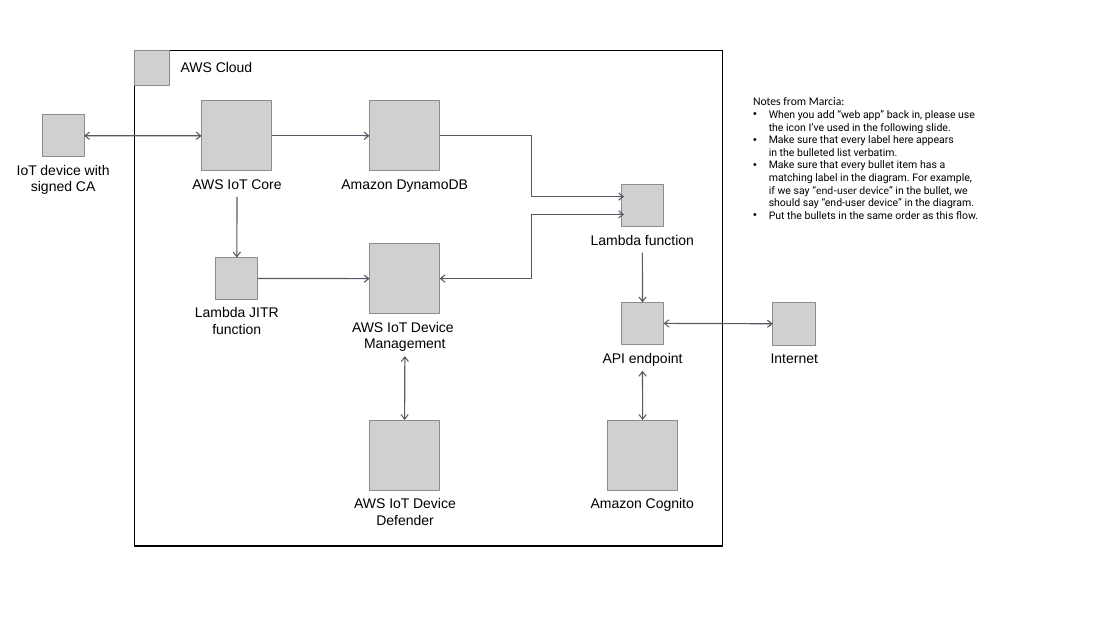
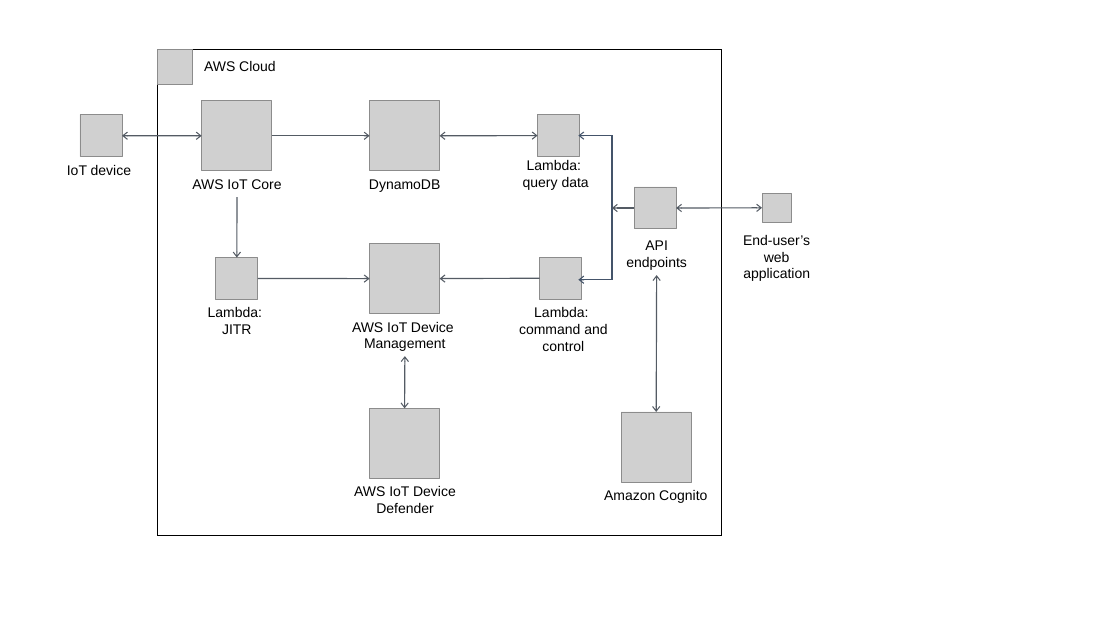
Before and after one commit to aws-quickstart/quickstart-iot-connectivity-security, a slide deck: slide 1 of docs/images/iot-connectivity-security-architecture-diagram.pptx. Drawn at 1120x630 pixels with LibreOffice and Linux fonts; fonts in the diff are those of the drawing; grey boxes stand for pictures. Boxes give left, top, right and bottom in pixels: in the first picture for what was removed or moved away, otherwise in the second. Text is boxed around its words. In the diff, an @@ line names an element or a change of style, - is before the commit and + after.

```diff
--- a/docs/images/iot-connectivity-security-architecture-diagram.pptx
+++ b/docs/images/iot-connectivity-security-architecture-diagram.pptx
@@ rectangle "AWS Cloud" resized from (x1=134, y1=50, x2=723, y2=546) to (x1=158, y1=50, x2=722, y2=535) @@
@@ picture moved from (x1=134, y1=50, x2=170, y2=86) to (x1=158, y1=50, x2=193, y2=85) @@
@@ picture moved from (x1=42, y1=115, x2=84, y2=157) to (x1=80, y1=115, x2=122, y2=157) @@
@@ picture moved from (x1=622, y1=185, x2=664, y2=227) to (x1=538, y1=114, x2=580, y2=156) @@
@@ text removed at (x1=753, y1=97, x2=978, y2=219) @@
-Notes from Marcia:
-• When you add “web app” back in, please use the icon I’ve used in the following slide.
-• Make sure that every label here appears
-  in the bulleted list verbatim.
-• Make sure that every bullet item has a matching label in the diagram. For example,
-  if we say “end-user device” in the bullet, we should say “end-user device” in the diagram.
-• Put the bullets in the same order as this flow.
@@ double arrow moved from (84, 136) - (202, 136) to (122, 136) - (202, 136) @@
@@ elbow arrow removed from (439, 136) to (624, 197) @@
@@ double arrow added from (439, 136) to (538, 135), #545B64 1 pt @@
@@ freeform shape added at (x1=579, y1=135, x2=613, y2=280), outline #44546A 1 pt @@
@@ text at (x1=67, y1=165, x2=131, y2=175): text changed @@
-IoT device with signed CA
+IoT device
@@ text at (x1=369, y1=179, x2=440, y2=192): text changed @@
-Amazon DynamoDB
+DynamoDB
@@ text added at (x1=523, y1=160, x2=589, y2=190), 12 pt, text #000000 @@
+Lambda:
+query data
@@ arrow added from (634, 208) to (613, 208), #545B64 1 pt @@
@@ picture moved from (x1=622, y1=302, x2=664, y2=344) to (x1=634, y1=187, x2=676, y2=229) @@
@@ double arrow moved from (773, 323) - (664, 323) to (762, 208) - (676, 208) @@
@@ picture added at (x1=762, y1=193, x2=791, y2=223) @@
@@ elbow double arrow removed from (439, 279) to (624, 214) @@
@@ text added at (x1=743, y1=235, x2=810, y2=281), 12 pt, text #000000 @@
+End-user’s
+web application
@@ picture added at (x1=539, y1=257, x2=581, y2=299) @@
@@ text at (x1=626, y1=240, x2=687, y2=270): text changed @@
-API endpoint
+API endpoints
@@ arrow removed from (643, 253) to (643, 302) @@
@@ arrow added from (539, 278) to (439, 279), #545B64 1 pt @@
@@ double arrow moved from (643, 420) - (643, 371) to (656, 412) - (657, 276) @@
@@ text at (x1=208, y1=307, x2=262, y2=334): text changed @@
-Lambda JITR function
+Lambda:
+JITR
@@ text at (x1=519, y1=307, x2=607, y2=351): text changed @@
-Lambda function
+Lambda:
+command and control
@@ picture removed at (x1=773, y1=302, x2=816, y2=345) @@
@@ double arrow moved from (405, 356) - (405, 420) to (405, 356) - (405, 408) @@
@@ text removed at (x1=771, y1=353, x2=818, y2=363) @@
-Internet
@@ picture moved from (x1=370, y1=420, x2=439, y2=490) to (x1=370, y1=408, x2=439, y2=478) @@
@@ picture moved from (x1=607, y1=420, x2=677, y2=490) to (x1=622, y1=412, x2=691, y2=481) @@
@@ text "AWS IoT Device Defender" moved from (x1=354, y1=498, x2=456, y2=525) to (x1=354, y1=486, x2=456, y2=513) @@
@@ text "Amazon Cognito" moved from (x1=591, y1=498, x2=694, y2=511) to (x1=604, y1=490, x2=707, y2=503) @@
```
Also in this commit, not shown: 1 other slide changed, 1 slide added, 10 other files.
